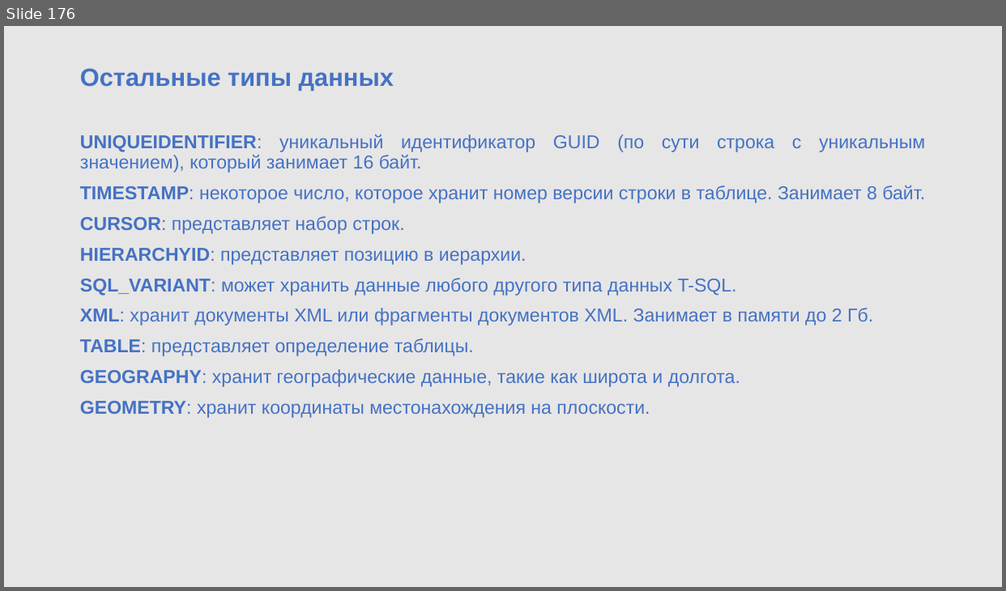
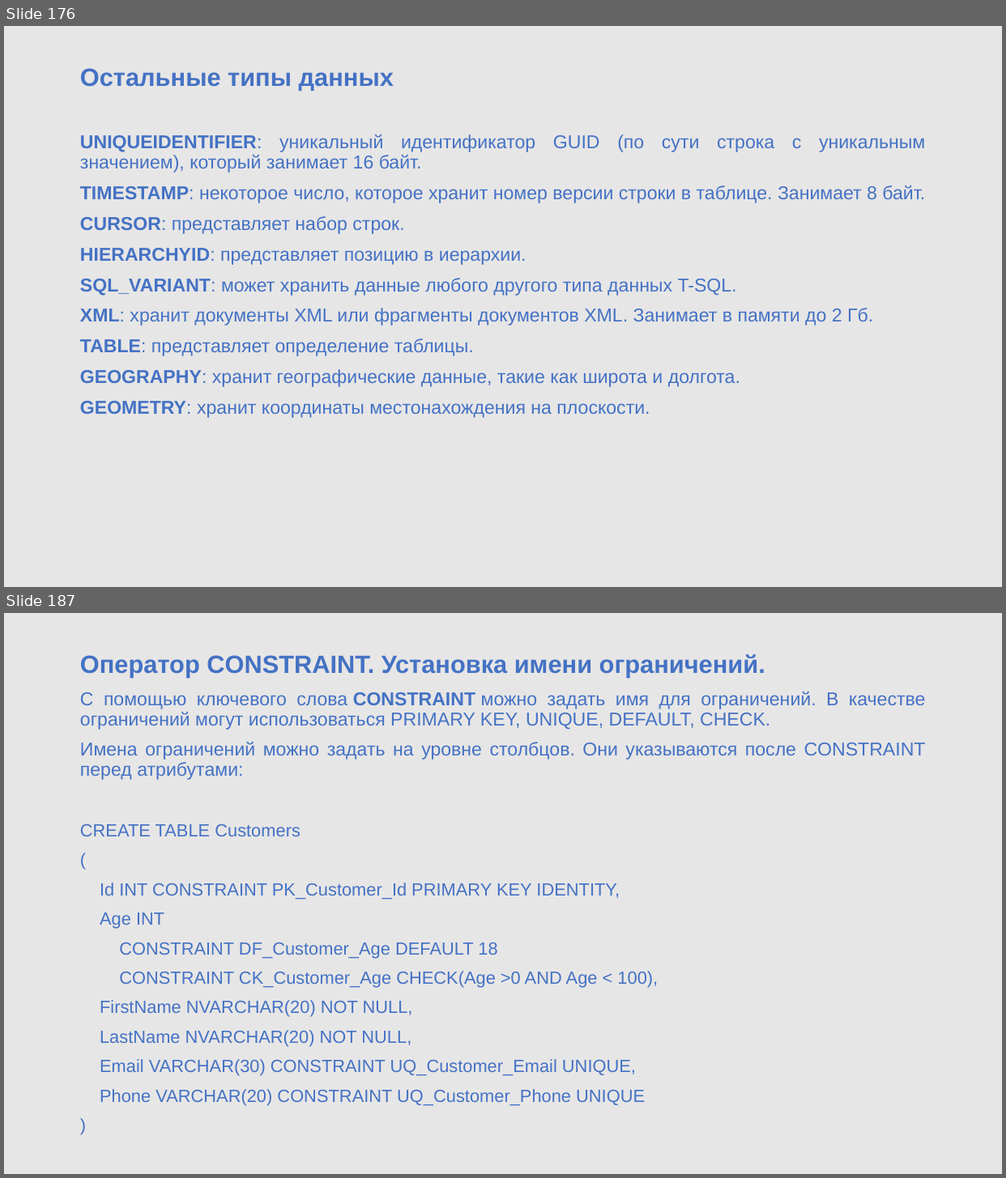
Before and after one commit to sigaleugene/TOP_OPEN, a slide deck: DB1.pptx. Shown one above the other, each under a label of ours: slide 176 before the commit, slides 176 and 187 after it; the slides between them are not shown. The pictures are 1006x591 and 1006x1178 pixels, drawn with LibreOffice and Linux fonts; fonts in the diff are those of the drawing; background and template pictures are left out. Boxes give left, top, right and bottom in pixels: in the first picture for what was removed or moved away, otherwise in the second. Text is boxed around its words. In the diff, an @@ line names an element or a change of style, - is before the commit and + after.

```diff
--- a/DB1.pptx
+++ b/DB1.pptx
@@ slide 187 added at [4,613,1002,1174], background #E7E6E6 @@
@@ text added at [80,654,926,1105], 17 pt, text #4472C4 @@
+Оператор CONSTRAINT. Установка имени ограничений.
+С помощью ключевого слова CONSTRAINT можно задать имя для ограничений. В качестве ограничений могут использоваться PRIMARY KEY, UNIQUE, DEFAULT, CHECK.
+Имена ограничений можно задать на уровне столбцов. Они указываются после CONSTRAINT перед атрибутами:
+CREATE TABLE Customers
+(
+Id INT CONSTRAINT PK_Customer_Id PRIMARY KEY IDENTITY,
+Age INT
+CONSTRAINT DF_Customer_Age DEFAULT 18
+CONSTRAINT CK_Customer_Age CHECK(Age >0 AND Age < 100),
+FirstName NVARCHAR(20) NOT NULL,
+LastName NVARCHAR(20) NOT NULL,
+Email VARCHAR(30) CONSTRAINT UQ_Customer_Email UNIQUE,
+Phone VARCHAR(20) CONSTRAINT UQ_Customer_Phone UNIQUE
+)
```
Also in this commit, not shown: 120 other slides added, 3 other files.
